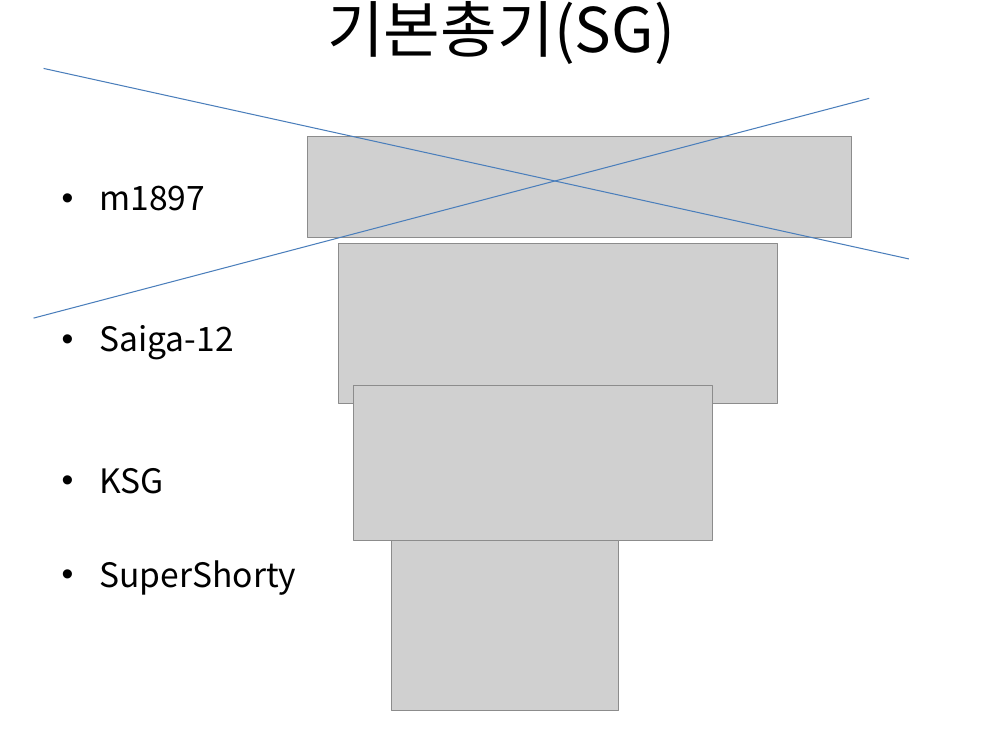
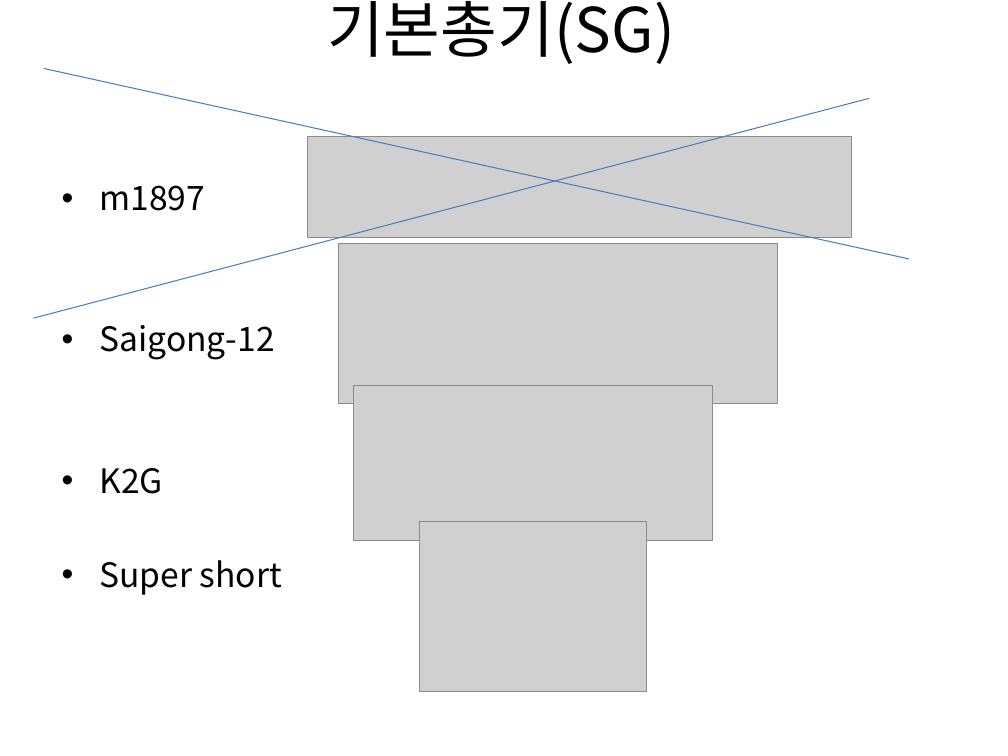
Before and after one commit to gkdlgndpdu/EscapeJail, a slide deck: slide 43 of EscapeJail/Assets/기획/스테이지1기획.pptx. Drawn at 1008x756 pixels with LibreOffice and Linux fonts; fonts in the diff are those of the drawing; grey boxes stand for pictures. Boxes give left, top, right and bottom in pixels: in the first picture for what was removed or moved away, otherwise in the second. Text is boxed around its words. In the diff, an @@ line names an element or a change of style, - is before the commit and + after.

```diff
--- a/EscapeJail/Assets/기획/스테이지1기획.pptx
+++ b/EscapeJail/Assets/기획/스테이지1기획.pptx
@@ text at (99,325,282,595): text changed @@
-• Saiga-12
-• KSG
-• SuperShorty
+• Saigong-12
+• K2G
+• Super short
@@ picture: place and size @@
-picture at (391,540,619,711)
+picture at (419,521,647,691)
```
Also in this commit, not shown: 12 other slides changed, 34 other files.
